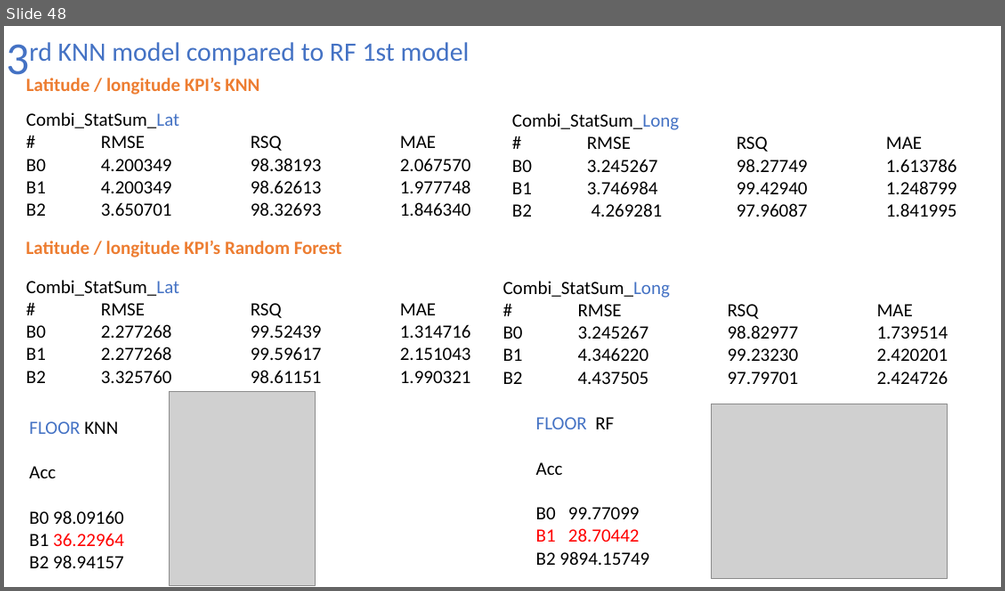
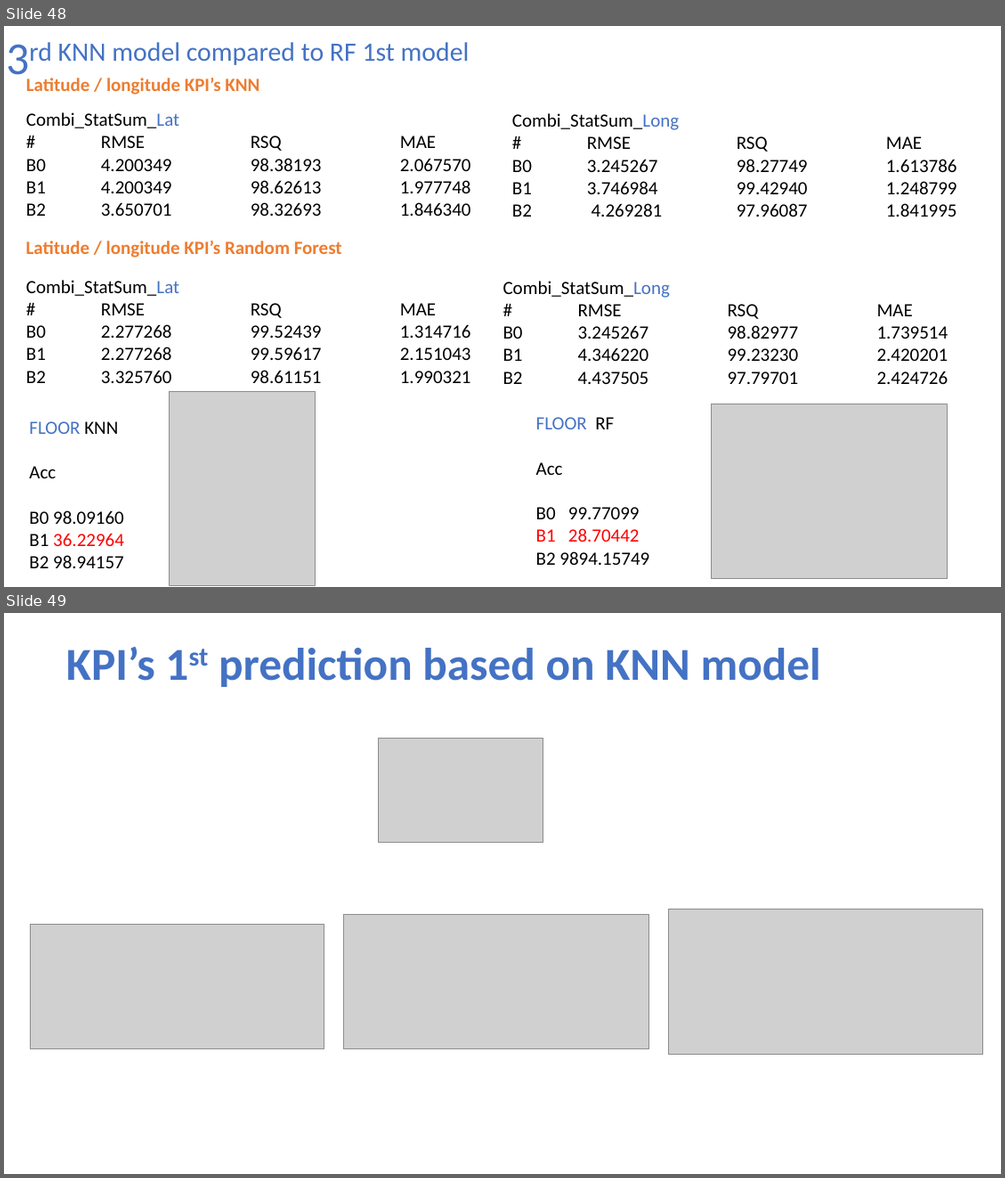
Before and after one commit to NatasjaFortuin/Wifi-locationing, a slide deck: Data etc/Log.pptx. Shown one above the other, each under a label of ours: slide 48 before the commit, slides 48 and 49 after it. The pictures are 1005x591 and 1005x1178 pixels, drawn with LibreOffice and Linux fonts; fonts in the diff are those of the drawing; grey boxes stand for pictures. Boxes give left, top, right and bottom in pixels: in the first picture for what was removed or moved away, otherwise in the second. Text is boxed around its words. In the diff, an @@ line names an element or a change of style, - is before the commit and + after.

```diff
--- a/Data etc/Log.pptx
+++ b/Data etc/Log.pptx
@@ slide 49 added at bbox=[4, 613, 1001, 1174], background #FFFFFF @@
@@ title added at bbox=[66, 647, 821, 687], 44 pt, text #4472C4, bold @@
+KPI’s 1st prediction based on KNN model
@@ picture added at bbox=[378, 738, 543, 843] @@
@@ picture added at bbox=[30, 925, 324, 1049] @@
@@ picture added at bbox=[343, 915, 648, 1049] @@
@@ picture added at bbox=[668, 908, 983, 1054] @@
```
Also in this commit, not shown: 1 other slide added, 1 slide removed, 14 other files.
